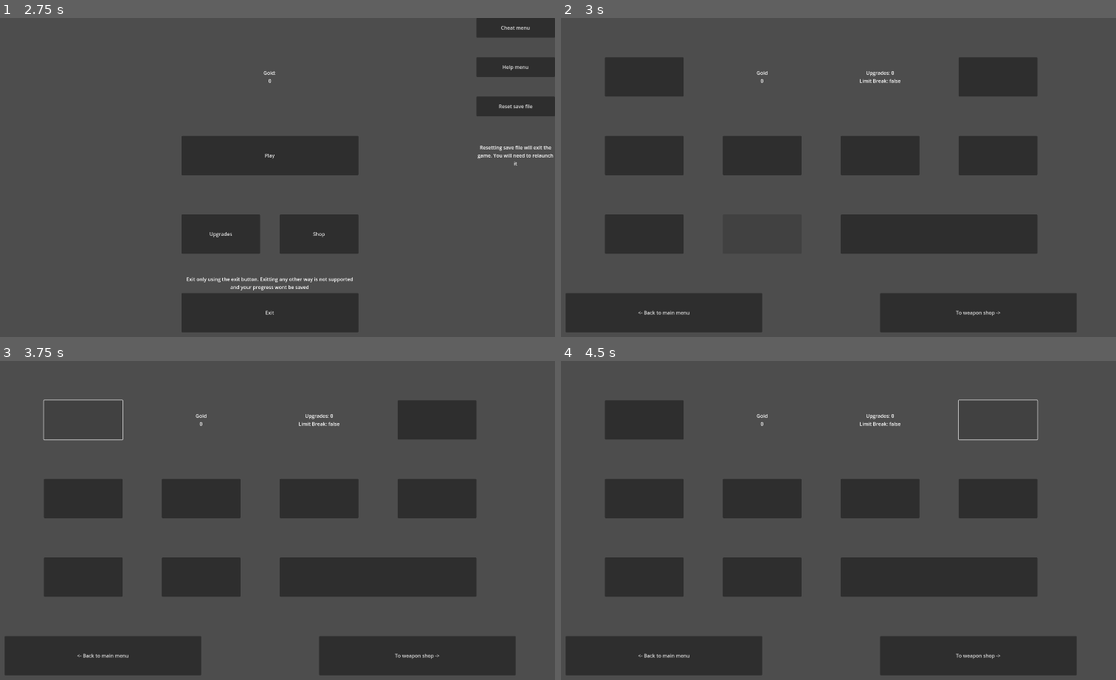
Above: before the commit, frames 1-4 (two rows, left to right).
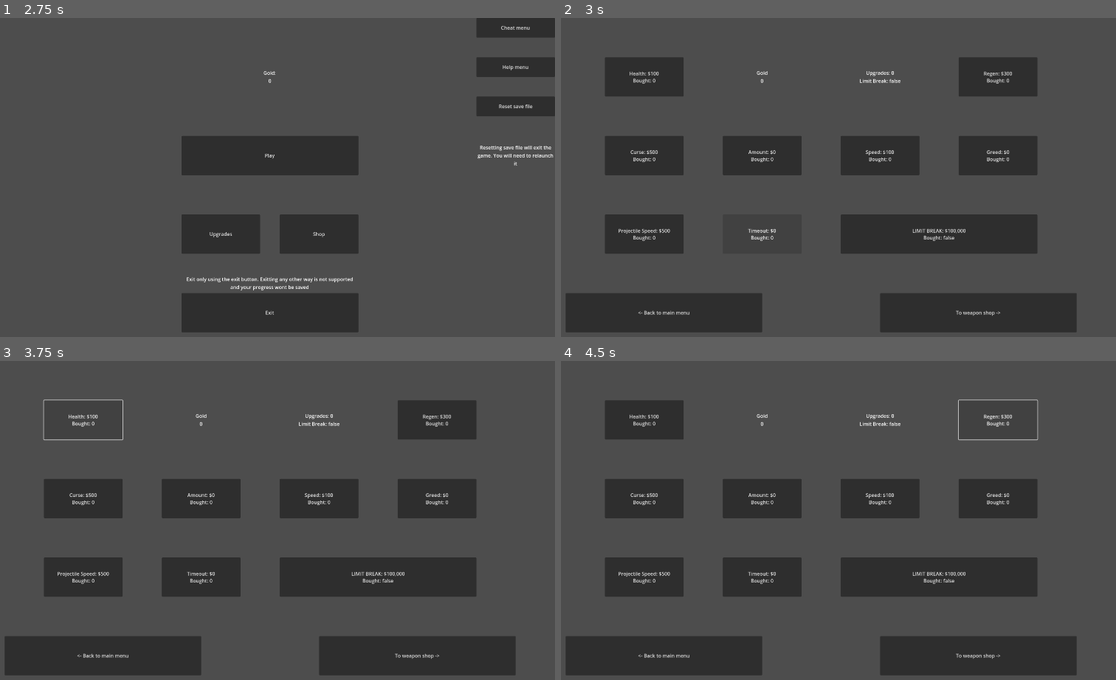
Above: after the commit, the same moments.

Repository: Mohit-Pala/Santa-Survivors
Game: Godot game, scene res://Game/Scenes/Ui/Load Game.tscn
Two runs of this game, one before a commit and one after it. Both use one fixed random seed, a clock stepped at 60 frames per second and the inputs below.
Inputs (mouse positions are in pixels of both pictures, inside the frame that each line leads up to):
- Up to frame 1 (2.75 s): no input
- Up to frame 2 (3 s): click "Upgrades" at 2.75 s
- Up to frame 3 (3.75 s): click (83, 418) at 3.5 s
- Up to frame 4 (4.5 s): click (999, 418) at 4.25 s

Frame 1 is identical in both runs. In frame 2, 0.7% of the frame differs, in the area x 10-82%, y 16-70%; in frame 3, 0.7%; in frame 4, 0.7%.
Error in both runs: Invalid call. Nonexistent function 'changeLimitBreak' in base 'Node (upgrades.gd)'. (res://Game/Scripts/Ui/Load)

Commit message:
Finished upgrade menu

Diff:
--- /dev/null
+++ b/Game/Scenes/Ui/Shop Menu.tscn
@@ -0,0 +1,9 @@
+[gd_scene format=3 uid="uid://2xpu4twylxfj"]
+
+[node name="Shop Menu" type="Control"]
+layout_mode = 3
+anchors_preset = 15
+anchor_right = 1.0
+anchor_bottom = 1.0
+grow_horizontal = 2
+grow_vertical = 2
--- a/Game/Scripts/Ui/Upgrades.gd
+++ b/Game/Scripts/Ui/Upgrades.gd
@@ -1,54 +1,210 @@
 extends Control
 
+var healthAmt
+var regenAmt
+var curseAmt
+var amountAmt
+var speedAmt
+var greedAmt
+var projSpeedAmt
+var projTimeAmt
+var currGold
+var limBrk
 
 # Called when the node enters the scene tree for the first time.
 func _ready():
-	updateLabels()
-	updateButtons()
+	updateAll()
+
+
+func updateAmts():
+	# gold
+	currGold = Gold.gold
+
+	# meta upgrades
+	limBrk = Upgrades.limitBreak
+
+	# upgrades
+	healthAmt = 100 + Upgrades.health * 10 + Upgrades.upgrades * 30
+	regenAmt = 300 + Upgrades.regen * 10 + Upgrades.upgrades * 30
+	curseAmt = 500 + Upgrades.curse * 10 + Upgrades.upgrades * 10
+	amountAmt = 0 + Upgrades.amount * 50 + Upgrades.upgrades * 50
+	speedAmt = 100 + Upgrades.speed * 10 + Upgrades.upgrades * 30
+	greedAmt = 0 + Upgrades.greed * 50 + Upgrades.upgrades * 30
+	projSpeedAmt = 500 + Upgrades.curse * 10 + Upgrades.upgrades * 10
+	projTimeAmt = 0 + Upgrades.amount * 50 + Upgrades.upgrades * 50
 
 
 func updateButtons():
-	pass
+	$Health.text = "Health: $" + str(healthAmt) + "\nBought: " + str(Upgrades.health)
+	$Regen.text = "Regen: $" + str(regenAmt) + "\nBought: " + str(Upgrades.regen)
+	$Curse.text = "Curse: $" + str(curseAmt) + "\nBought: " + str(Upgrades.curse)
+	$Amount.text = "Amount: $" + str(amountAmt) + "\nBought: " + str(Upgrades.amount)
+	$Speed.text = "Speed: $" + str(speedAmt) + "\nBought: " + str(Upgrades.speed)
+	$Greed.text = "Greed: $" + str(greedAmt) + "\nBought: " + str(Upgrades.greed)
+	$"Projectile speed".text = "Projectile Speed: $" + str(projSpeedAmt) + "\nBought: " + str(Upgrades.projectileSpeed)
+	$"Projectile timeout".text = "Timeout: $" + str(projTimeAmt) + "\nBought: " + str(Upgrades.projectileTimeout)
+	$"Limit break".text = "LIMIT BREAK: $100,000\nBought: " + str(Upgrades.limitBreak)
 
 func updateLabels():
 	$"Gold label".text = "Gold\n" + str(Gold.gold)
 	$"Upgrades label".text = "Upgrades: " + str(Upgrades.upgrades) + "\nLimit Break: " + str(Upgrades.limitBreak)
 
 
+func updateAll():
+	updateAmts()
+	updateLabels()
+	updateButtons()
+
+
 func _on_health_pressed():
-	pass # Replace with function body.
+	if(currGold >= healthAmt):
+		if(Upgrades.limitBreak):
+			Gold.reduceGold(healthAmt)
+			Upgrades.changeHealth(Upgrades.health + 1)
+			Upgrades.changeUpgrades(Upgrades.upgrades + 1)
+		else:
+			if(Upgrades.health >= 50):
+				pass
+			else:
+				Gold.reduceGold(healthAmt)
+				Upgrades.changeHealth(Upgrades.health + 1)
+				Upgrades.changeUpgrades(Upgrades.upgrades + 1)
+	else:
+		pass
+	updateAll()
 
 
 func _on_regen_pressed():
-	pass # Replace with function body.
+	if(currGold >= regenAmt):
+		if(Upgrades.limitBreak):
+			Gold.reduceGold(regenAmt)
+			Upgrades.changeRegen(Upgrades.regen + 1)
+			Upgrades.changeUpgrades(Upgrades.upgrades + 1)
+		else:
+			if(Upgrades.regen >= 50):
+				pass
+			else:
+				Gold.reduceGold(regenAmt)
+				Upgrades.changeRegen(Upgrades.regen + 1)
+				Upgrades.changeUpgrades(Upgrades.upgrades + 1)
+	else:
+		pass
+	updateAll()
 
 
 func _on_curse_pressed():
-	pass # Replace with function body.
+	if(currGold >= curseAmt):
+		if(Upgrades.limitBreak):
+			Gold.reduceGold(curseAmt)
+			Upgrades.changeCurse(Upgrades.curse + 1)
+			Upgrades.changeUpgrades(Upgrades.upgrades + 1)
+		else:
+			if(Upgrades.curse >= 50):
+				pass
+			else:
+				Gold.reduceGold(curseAmt)
+				Upgrades.changeCurse(Upgrades.curse + 1)
+				Upgrades.changeUpgrades(Upgrades.upgrades + 1)
+	else:
+		pass
+	updateAll()
 
 
 func _on_amount_pressed():
-	pass # Replace with function body.
+	if(currGold >= amountAmt):
+		if(Upgrades.limitBreak):
+			Gold.reduceGold(amountAmt)
+			Upgrades.changeAmount(Upgrades.amount + 1)
+			Upgrades.changeUpgrades(Upgrades.upgrades + 1)
+		else:
+			if(Upgrades.curse >= 50):
+				pass
+			else:
+				Gold.reduceGold(amountAmt)
+				Upgrades.changeAmount(Upgrades.amount + 1)
+				Upgrades.changeUpgrades(Upgrades.upgrades + 1)
+	else:
+		pass
+	updateAll()
 
 
 func _on_speed_pressed():
-	pass # Replace with function body.
+	if(currGold >= speedAmt):
+		if(Upgrades.limitBreak):
+			Gold.reduceGold(speedAmt)
+			Upgrades.changeSpeed(Upgrades.speed + 1)
+			Upgrades.changeUpgrades(Upgrades.upgrades + 1)
+		else:
+			if(Upgrades.curse >= 50):
+				pass
+			else:
+				Gold.reduceGold(speedAmt)
+				Upgrades.changeSpeed(Upgrades.speed + 1)
+				Upgrades.changeUpgrades(Upgrades.upgrades + 1)
+	else:
+		pass
+	updateAll()
 
 
 func _on_greed_pressed():
-	pass # Replace with function body.
+	if(currGold >= greedAmt):
+		if(Upgrades.limitBreak):
+			Gold.reduceGold(greedAmt)
+			Upgrades.changeGreed(Upgrades.greed + 1)
+			Upgrades.changeUpgrades(Upgrades.upgrades + 1)
+		else:
+			if(Upgrades.curse >= 50):
+				pass
+			else:
+				Gold.reduceGold(greedAmt)
+				Upgrades.changeGreed(Upgrades.greed + 1)
+				Upgrades.changeUpgrades(Upgrades.upgrades + 1)
+	else:
+		pass
+	updateAll()
 
 
 func _on_projectile_speed_pressed():
-	pass # Replace with function body.
+	if(currGold >= projSpeedAmt):
+		if(Upgrades.limitBreak):
+			Gold.reduceGold(projSpeedAmt)
+			Upgrades.changeProjectileSpeed(Upgrades.projectileSpeed + 1)
+			Upgrades.changeUpgrades(Upgrades.upgrades + 1)
+		else:
+			if(Upgrades.curse >= 50):
+				pass
+			else:
+				Gold.reduceGold(projSpeedAmt)
+				Upgrades.changeProjectileSpeed(Upgrades.projectileSpeed + 1)
+				Upgrades.changeUpgrades(Upgrades.upgrades + 1)
+	else:
+		pass
+	updateAll()
 
 
 func _on_projectile_timeout_pressed():
-	pass # Replace with function body.
+	if(currGold >= projTimeAmt):
+		if(Upgrades.limitBreak):
+			Gold.reduceGold(projTimeAmt)
+			Upgrades.changeProjectileTimeout(Upgrades.projectileTimeout + 1)
+			Upgrades.changeUpgrades(Upgrades.upgrades + 1)
+		else:
+			if(Upgrades.curse >= 50):
+				pass
+			else:
+				Gold.reduceGold(projTimeAmt)
+				Upgrades.changeProjectileTimeout(Upgrades.projectileTimeout + 1)
+				Upgrades.changeUpgrades(Upgrades.upgrades + 1)
+	else:
+		pass
+	updateAll()
 
 
 func _on_limit_break_pressed():
-	pass # Replace with function body.
+	if(currGold > 100000):
+		Gold.reduceGold(100000)
+		Upgrades.changelimitBreak(true)
+	updateAll()
 
 
 func _on_back_to_main_menu_pressed():
@@ -56,4 +212,4 @@
 
 
 func _on_to_weapon_shop_pressed():
-	pass # Replace with function body.
+	get_tree().change_scene_to_file("res://Game/Scenes/Ui/Shop Menu.tscn")
